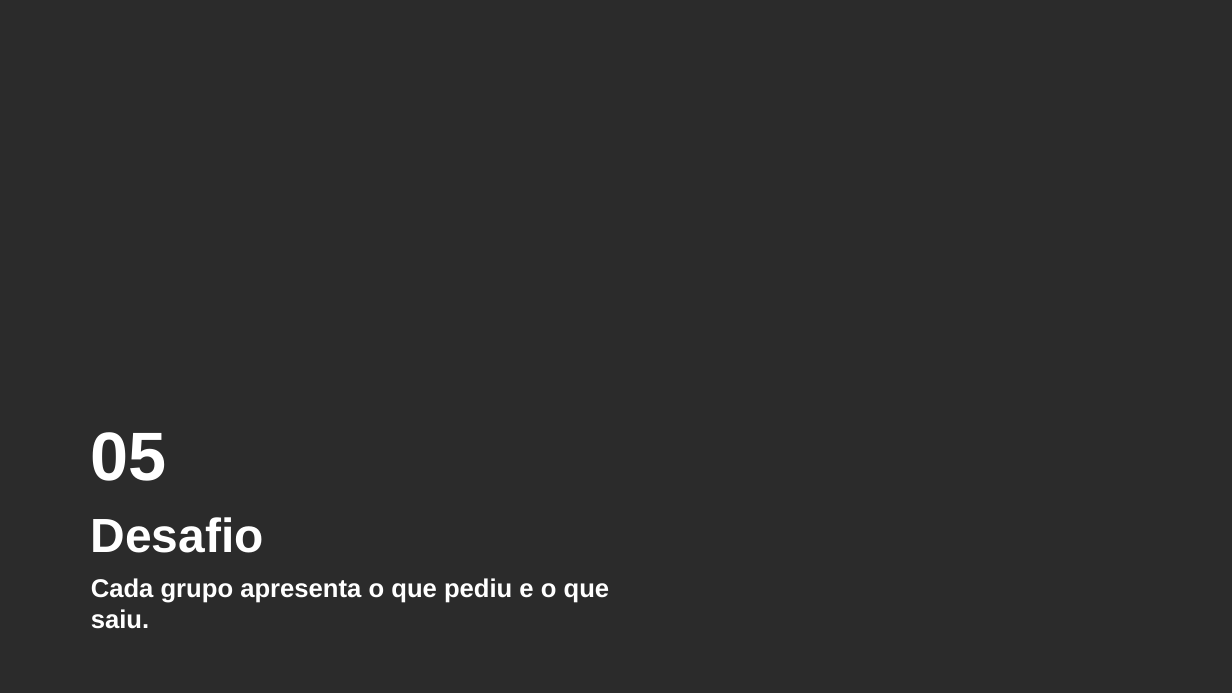
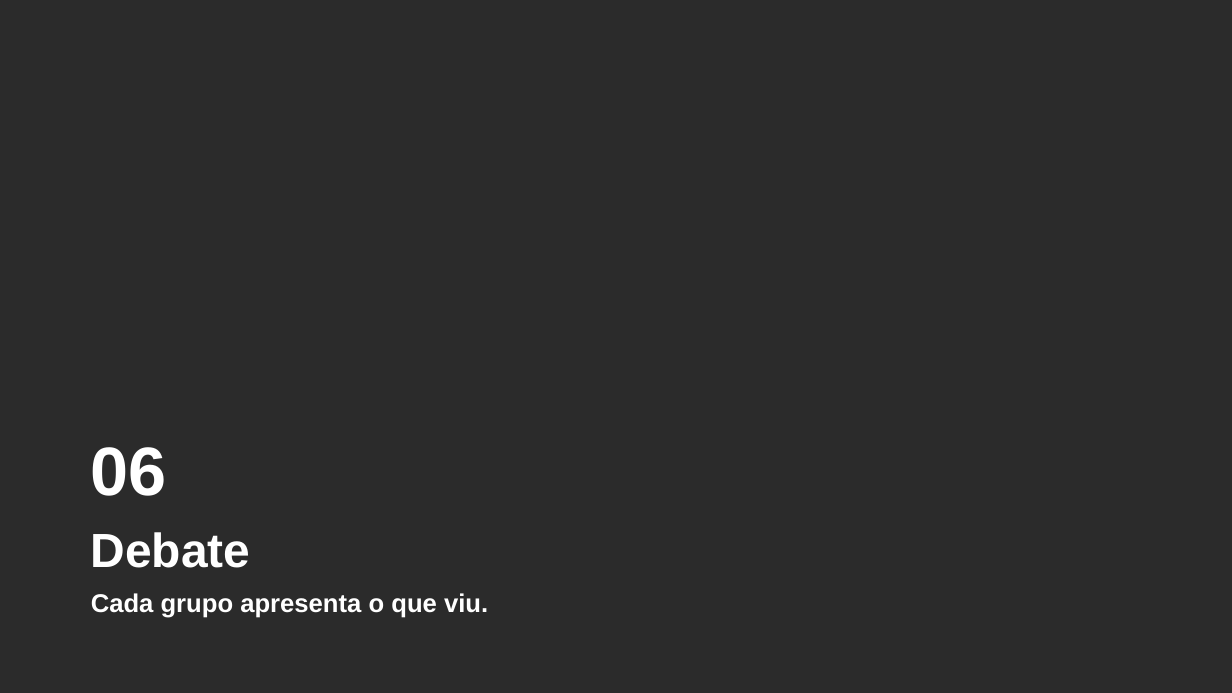
Before and after one commit to jhlr/plotter, a slide deck: slide 29 of workshop/dinamica-ia-hardware.pptx (slide 26 before the commit). Drawn at 1232x693 pixels with LibreOffice and Linux fonts; fonts in the diff are those of the drawing; background and template pictures are left out; a plain dark background stands for a picture behind light text. Boxes give left, top, right and bottom in pixels: in the first picture for what was removed or moved away, otherwise in the second. Text is boxed around its words. In the diff, an @@ line names an element or a change of style, - is before the commit and + after.

```diff
--- a/workshop/dinamica-ia-hardware.pptx
+++ b/workshop/dinamica-ia-hardware.pptx
@@ text at bbox=[91, 447, 488, 618]: text changed @@
-05
-Desafio
-Cada grupo apresenta o que pediu e o que saiu.
+06
+Debate
+Cada grupo apresenta o que viu.
```
Also in this commit, not shown: 6 other slides changed, 6 slides added, 3 slides removed, 13 other files.
